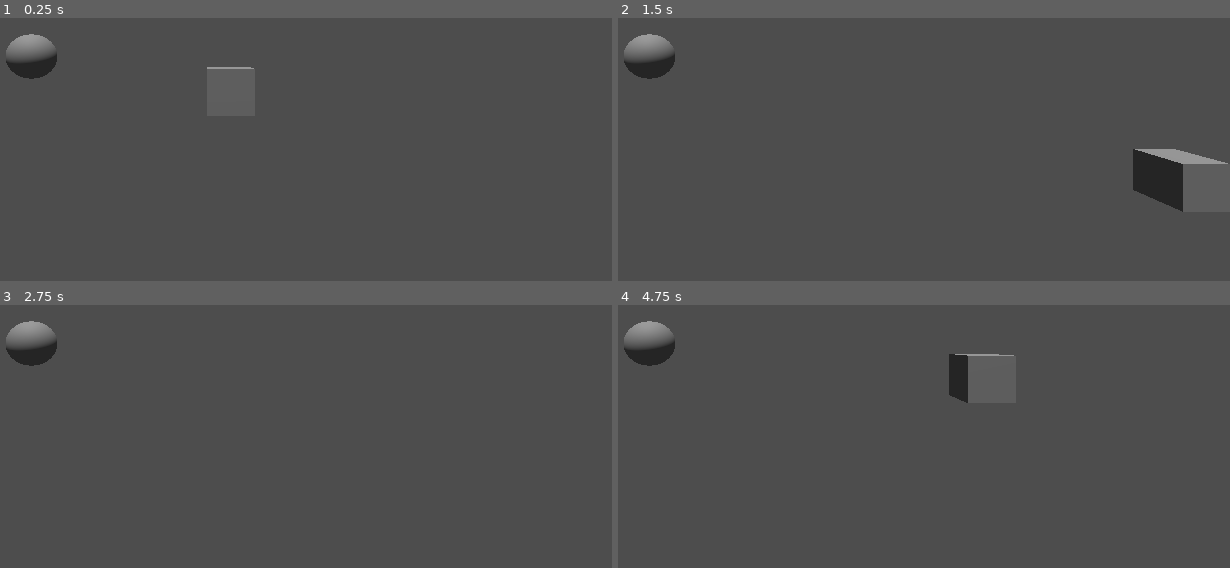
Above: before the commit, frames 1-4 (two rows, left to right).
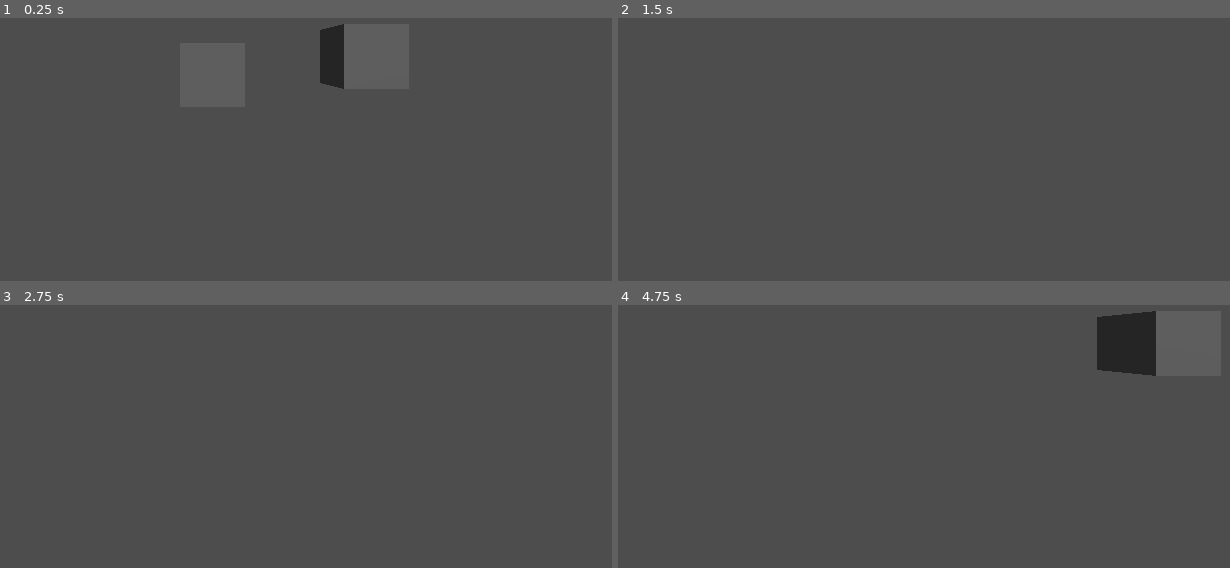
Above: after the commit, the same moments.

Repository: Mandrews277/fishing-challenge
Game: Godot game, scene res://level.tscn
Two runs of this game, one before a commit and one after it. Both use one fixed random seed, a clock stepped at 60 frames per second and the inputs below.
Inputs:
- Up to frame 1 (0.25 s): no input
- Up to frame 2 (1.5 s): hold D (move_right) 0.53-1.28 s; hold S (move_down) from 1.28 s (still down)
- Up to frame 3 (2.75 s): release S (move_down) at 2.03 s; hold D (move_right) from 2.03 s (still down)
- Up to frame 4 (4.75 s): tap Enter at 2.75 s; release D (move_right) at 2.78 s; hold W (move_up) 2.78-3.53 s; tap Space at 3.5 s; hold A (move_left) from 3.53 s (still down)

The runs differ from the first frame. In frame 1, 1.8% of the frame differs, in the area x 0-57%, y 2-27%; in frame 2, 2.7%; in frame 3, 0.9%; in frame 4, 3.6%, in the area x 0-88%, y 2-38%.
Error before the commit: Parse Error: Static function "instance()" not found in base "RopeLink". (res://rope_generator_v2.gd:11)

Commit message:
Made some new code that spawns a box from code
In the process of trying to make code that makes a procedurally generated rope i have now written code that manages to spawn a box into the world. the box immediately drops

Diff:
--- a/level.tscn
+++ b/level.tscn
@@ -1,7 +1,7 @@
 [gd_scene load_steps=7 format=3 uid="uid://dhdn3rqypbepe"]
 
 [ext_resource type="Script" path="res://moveable_cube.gd" id="2_batay"]
-[ext_resource type="PackedScene" uid="uid://cc4kqruh78pla" path="res://rope_generator_V2.tscn" id="3_ia055"]
+[ext_resource type="PackedScene" uid="uid://jgdd2nsbisff" path="res://object_spawner.tscn" id="2_e5vl6"]
 
 [sub_resource type="Sky" id="Sky_8ol0q"]
 
@@ -16,7 +16,7 @@
 [node name="Level" type="Node3D"]
 
 [node name="Camera3D" type="Camera3D" parent="."]
-transform = Transform3D(1, 0, 0, 0, 1, 0, 0, 0, 1, 4.08033, 0, 6.63206)
+transform = Transform3D(1, 0, 0, 0, 1, 0, 0, 0, 1, 0, 0, 5.01968)
 current = true
 
 [node name="WorldEnvironment" type="WorldEnvironment" parent="."]
@@ -26,7 +26,7 @@
 transform = Transform3D(1, 0, 0, 0, 0.309382, 0.950938, 0, -0.950938, 0.309382, -4.83743, 0, 0)
 
 [node name="MoveableCube" type="CharacterBody3D" parent="."]
-transform = Transform3D(1, 0, 0, 0, 1, 0, 0, 0, 1, 4.46106, -0.753515, 0)
+transform = Transform3D(1, 0, 0, 0, 1, 0, 0, 0, 1, 2.53055, 0, 0)
 axis_lock_linear_z = true
 script = ExtResource("2_batay")
 
@@ -36,6 +36,4 @@
 [node name="CollisionShape3D" type="CollisionShape3D" parent="MoveableCube"]
 shape = SubResource("BoxShape3D_meovn")
 
-[node name="RopeGeneratorV2" parent="." instance=ExtResource("3_ia055")]
-LINK_LENGTH = null
-LINK_WIDTH = null
+[node name="ObjectSpawner" parent="." instance=ExtResource("2_e5vl6")]
--- /dev/null
+++ b/object_spawner.gd
@@ -0,0 +1,42 @@
+extends Node3D
+
+@export var LINKS : int
+@export var LINK_LENGTH : float
+@export var LINK_WIDTH : float
+
+var links_array : Array
+
+# Called when the node enters the scene tree for the first time.
+func _ready() -> void:
+	# Create a RigidBody3D
+	var rigid_body = RigidBody3D.new()
+
+	# Set mass (optional)
+	rigid_body.mass = 1.0
+
+	# Set gravity scale (optional)
+	rigid_body.gravity_scale = 1.0
+
+	# Add a CollisionShape3D (required for physics)
+	var collision_shape = CollisionShape3D.new()
+	rigid_body.add_child(collision_shape)
+
+	# Set the shape of the collision shape (e.g., a box)
+	var shape = BoxShape3D.new()
+	shape.size = Vector3(1, 1, 1)
+	collision_shape.shape = shape
+
+	# Add a MeshInstance3D to make the RigidBody3D visible
+	var mesh_instance = MeshInstance3D.new()
+	var box_mesh = BoxMesh.new()  # Use a BoxMesh for simplicity
+	box_mesh.size = Vector3(1, 1, 1)  # Match the mesh size to the collision shape
+	mesh_instance.mesh = box_mesh
+
+	# Add the MeshInstance3D as a child of the RigidBody3D
+	rigid_body.add_child(mesh_instance)
+
+	# Add the RigidBody3D to the scene tree as a child of this node
+	add_child(rigid_body)
+
+	# Set the position of the rigid body relative to its parent
+	rigid_body.position = Vector3(0, 0, 0)
--- /dev/null
+++ b/object_spawner.tscn
@@ -0,0 +1,6 @@
+[gd_scene load_steps=2 format=3 uid="uid://jgdd2nsbisff"]
+
+[ext_resource type="Script" path="res://object_spawner.gd" id="1_6uscj"]
+
+[node name="ObjectSpawner" type="Node3D"]
+script = ExtResource("1_6uscj")
--- a/project.godot
+++ b/project.godot
@@ -37,3 +37,7 @@
 "events": [Object(InputEventKey,"resource_local_to_scene":false,"resource_name":"","device":-1,"window_id":0,"alt_press …(192 unchanged characters)…
 ]
 }
+
+[physics]
+
+3d/physics_engine="JoltPhysics3D"
--- a/rope_generator_V2.tscn
+++ b/rope_generator_V2.tscn
@@ -1,21 +1,9 @@
-[gd_scene load_steps=4 format=3 uid="uid://cc4kqruh78pla"]
+[gd_scene load_steps=2 format=3 uid="uid://bbhqw11rewci5"]
 
-[ext_resource type="Script" path="res://rope_generator_v2.gd" id="1_8lb5w"]
-
-[sub_resource type="SphereMesh" id="SphereMesh_lf204"]
-
-[sub_resource type="SphereShape3D" id="SphereShape3D_n48k6"]
+[ext_resource type="Script" path="res://rope_generator_V2.gd" id="1_c7s2g"]
 
 [node name="RopeGeneratorV2" type="Node3D"]
-script = ExtResource("1_8lb5w")
-LINKS = 3
-LINK_LENGTH = null
-LINK_WIDTH = null
+script = ExtResource("1_c7s2g")
 
-[node name="Rope" type="StaticBody3D" parent="."]
-
-[node name="MeshInstance3D" type="MeshInstance3D" parent="Rope"]
-mesh = SubResource("SphereMesh_lf204")
-
-[node name="CollisionShape3D" type="CollisionShape3D" parent="Rope"]
-shape = SubResource("SphereShape3D_n48k6")
+[node name="Camera3D" type="Camera3D" parent="."]
+transform = Transform3D(1, 0, 0, 0, 1, 0, 0, 0, 1, 0, 0, 4.13951)
--- a/rope_generator_v2.gd
+++ b/rope_generator_v2.gd
@@ -8,14 +8,26 @@
 
 # Called when the node enters the scene tree for the first time.
 func _ready() -> void:
-	links_array[0] = RopeLink.instance()
-	links_array[1] = RopeLink.instance()
-	links_array[1].position = Vector3(0,-2,0)
-	links_array[2] = RopeLink.instance()
-	links_array[1].position = Vector3(0,-4,0)
-	pass # Replace with function body.
+	# Create a RigidBody3D
+	var rigid_body = RigidBody3D.new()
 
+	# Set mass (optional)
+	rigid_body.mass = 1.0
 
-# Called every frame. 'delta' is the elapsed time since the previous frame.
-func _process(delta: float) -> void:
-	pass
+	# Set gravity scale (optional)
+	rigid_body.gravity_scale = 1.0
+
+	# Add a CollisionShape3D (required for physics)
+	var collision_shape = CollisionShape3D.new()
+	rigid_body.add_child(collision_shape)
+
+	# Set the shape of the collision shape (e.g., a box)
+	var shape = BoxShape3D.new()
+	shape.size = Vector3(1, 1, 1)
+	collision_shape.shape = shape
+
+	# Add the RigidBody3D to the scene tree as a child of this node
+	add_child(rigid_body)
+
+	# Set the position of the rigid body relative to its parent
+	rigid_body.position = Vector3(0, 0, 0)
--- a/rope_link.gd
+++ b/rope_link.gd
@@ -10,18 +10,3 @@
 # Called every frame. 'delta' is the elapsed time since the previous frame.
 func _process(delta: float) -> void:
 	pass
-
-func _set(property: StringName, value: Variant) -> bool:
-	if property == "LINK_LENGTH":
-		var CollisionShape = get_tree().root.get_child(1)
-		var MeshShape = get_tree().root.get_child(2)
-		var Joint = get_tree().root.get_child(3)
-
-		CollisionShape.Shape().Height = LINK_LENGTH
-
-		return true
-	elif property == "LINK_WIDTH":
-
-		return true
-	else:
-		return false
--- a/rope_link.tscn
+++ b/rope_link.tscn
@@ -1,6 +1,4 @@
-[gd_scene load_steps=4 format=3 uid="uid://ccrwqvc4dqjg4"]
-
-[ext_resource type="Script" path="res://rope_link.gd" id="1_cps1s"]
+[gd_scene load_steps=3 format=3 uid="uid://ccrwqvc4dqjg4"]
 
 [sub_resource type="CapsuleShape3D" id="CapsuleShape3D_h4yko"]
 radius = 0.1
@@ -9,12 +7,13 @@
 radius = 0.1
 
 [node name="RigidBody3D" type="RigidBody3D"]
-script = ExtResource("1_cps1s")
 
 [node name="CollisionShape3D" type="CollisionShape3D" parent="."]
+transform = Transform3D(1, 0, 0, 0, 1, 0, 0, 0, 1, 0, -0.9, 0)
 shape = SubResource("CapsuleShape3D_h4yko")
 
 [node name="MeshInstance3D" type="MeshInstance3D" parent="."]
+transform = Transform3D(1, 0, 0, 0, 1, 0, 0, 0, 1, 0, -0.9, 0)
 mesh = SubResource("CapsuleMesh_wa7hd")
 
 [node name="PinJoint3D" type="PinJoint3D" parent="."]
Not shown, added: godot-jolt_v0.14.0-stable/3392156fab7e79582f32ee5f3238c7d6de1d7e79/addons/godot-jolt/LICENSE.txt
Not shown, added: godot-jolt_v0.14.0-stable/3392156fab7e79582f32ee5f3238c7d6de1d7e79/addons/godot-jolt/THIRDPARTY.txt
Not shown, added: godot-jolt_v0.14.0-stable/3392156fab7e79582f32ee5f3238c7d6de1d7e79/addons/godot-jolt/android/libgodot-jolt_android-arm32.so
Not shown, added: godot-jolt_v0.14.0-stable/3392156fab7e79582f32ee5f3238c7d6de1d7e79/addons/godot-jolt/android/libgodot-jolt_android-arm32_editor.so
Not shown, added: godot-jolt_v0.14.0-stable/3392156fab7e79582f32ee5f3238c7d6de1d7e79/addons/godot-jolt/android/libgodot-jolt_android-arm64.so
Not shown, added: godot-jolt_v0.14.0-stable/3392156fab7e79582f32ee5f3238c7d6de1d7e79/addons/godot-jolt/android/libgodot-jolt_android-arm64_editor.so
Not shown, added: godot-jolt_v0.14.0-stable/3392156fab7e79582f32ee5f3238c7d6de1d7e79/addons/godot-jolt/android/libgodot-jolt_android-x64.so
Not shown, added: godot-jolt_v0.14.0-stable/3392156fab7e79582f32ee5f3238c7d6de1d7e79/addons/godot-jolt/android/libgodot-jolt_android-x64_editor.so
Not shown, added: godot-jolt_v0.14.0-stable/3392156fab7e79582f32ee5f3238c7d6de1d7e79/addons/godot-jolt/android/libgodot-jolt_android-x86.so
Not shown, added: godot-jolt_v0.14.0-stable/3392156fab7e79582f32ee5f3238c7d6de1d7e79/addons/godot-jolt/android/libgodot-jolt_android-x86_editor.so
Not shown, added: godot-jolt_v0.14.0-stable/3392156fab7e79582f32ee5f3238c7d6de1d7e79/addons/godot-jolt/godot-jolt.gdextension
Not shown, added: godot-jolt_v0.14.0-stable/3392156fab7e79582f32ee5f3238c7d6de1d7e79/addons/godot-jolt/ios/godot-jolt_ios.framework/Info.plist
(and 17 more such lines)
